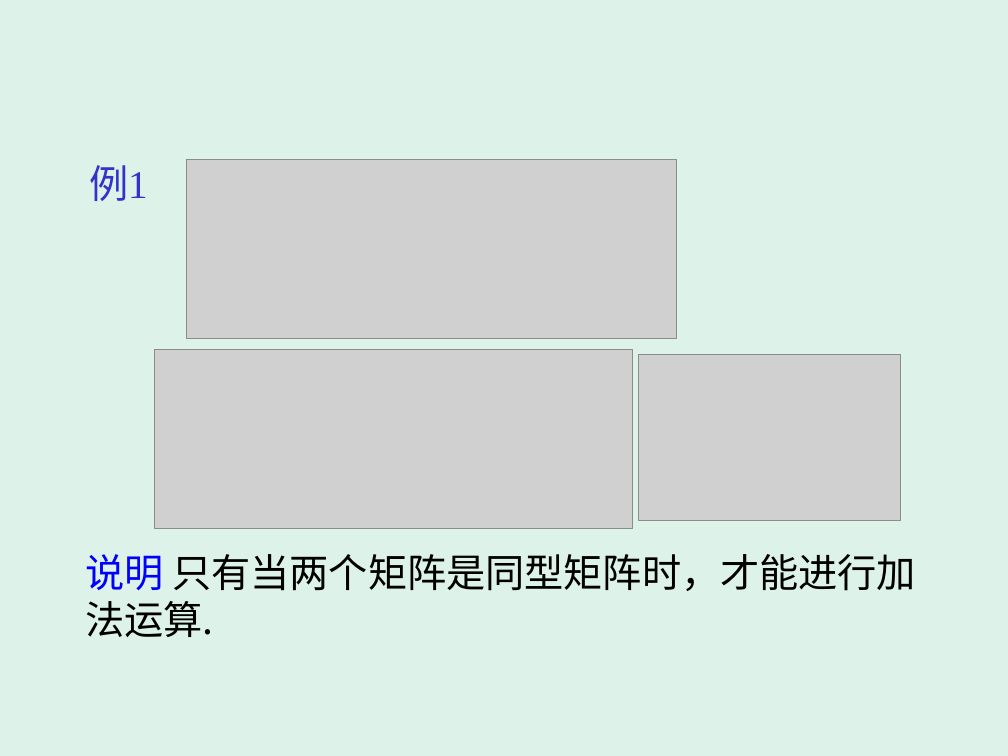
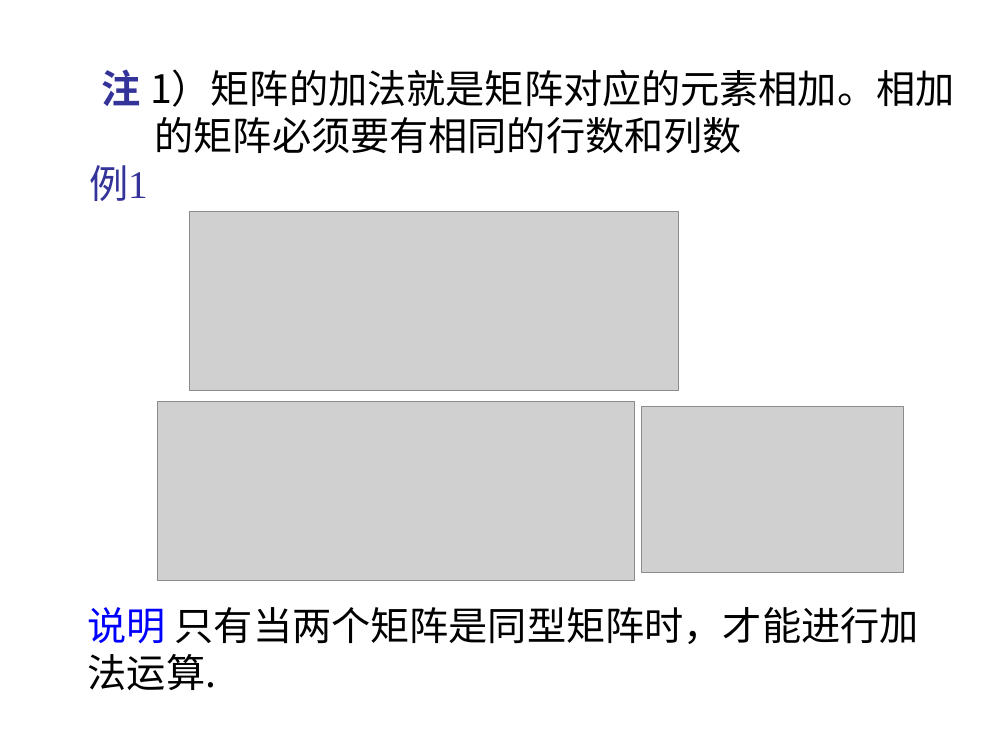
Before and after one commit to zhangbiaomath/zhangbiaomath.github.io, a slide deck: slide 9 of teaching/gaodai/ch4/高等代数第四章-矩阵.ppt (slide 8 before the commit). Drawn at 1008x756 pixels with LibreOffice and Linux fonts; fonts in the diff are those of the drawing; grey boxes stand for pictures. Boxes give left, top, right and bottom in pixels: in the first picture for what was removed or moved away, otherwise in the second. Text is boxed around its words. In the diff, an @@ line names an element or a change of style, - is before the commit and + after.

```diff
--- a/teaching/gaodai/ch4/高等代数第四章-矩阵.ppt
+++ b/teaching/gaodai/ch4/高等代数第四章-矩阵.ppt
@@ background #DDF3EA to #FFFFFF @@
@@ text added at [102,69,955,154], 28 pt, text #000000 @@
+注 1）矩阵的加法就是矩阵对应的元素相加。相加
+的矩阵必须要有相同的行数和列数
@@ text "例1" at [89,165,148,201]: text colour #3333CC to #333399 @@
@@ picture: place and size @@
-picture at [186,159,676,339]
+picture at [190,212,679,391]
@@ picture: place and size @@
-picture at [154,350,632,529]
+picture at [157,402,635,582]
@@ picture: place and size @@
-picture at [639,354,901,520]
+picture at [641,406,903,573]
@@ text "说明 只有当两个矩阵是同型矩阵时，才能进行加法运算.": place and size @@
-text "说明 只有当两个矩阵是同型矩阵时，才能进行加法运算." at [85,554,916,637]
+text "说明 只有当两个矩阵是同型矩阵时，才能进行加法运算." at [88,607,919,690]
```
Also in this commit, not shown: 73 other slides changed, 9 slides added, 2 slides removed, 1 other file.
